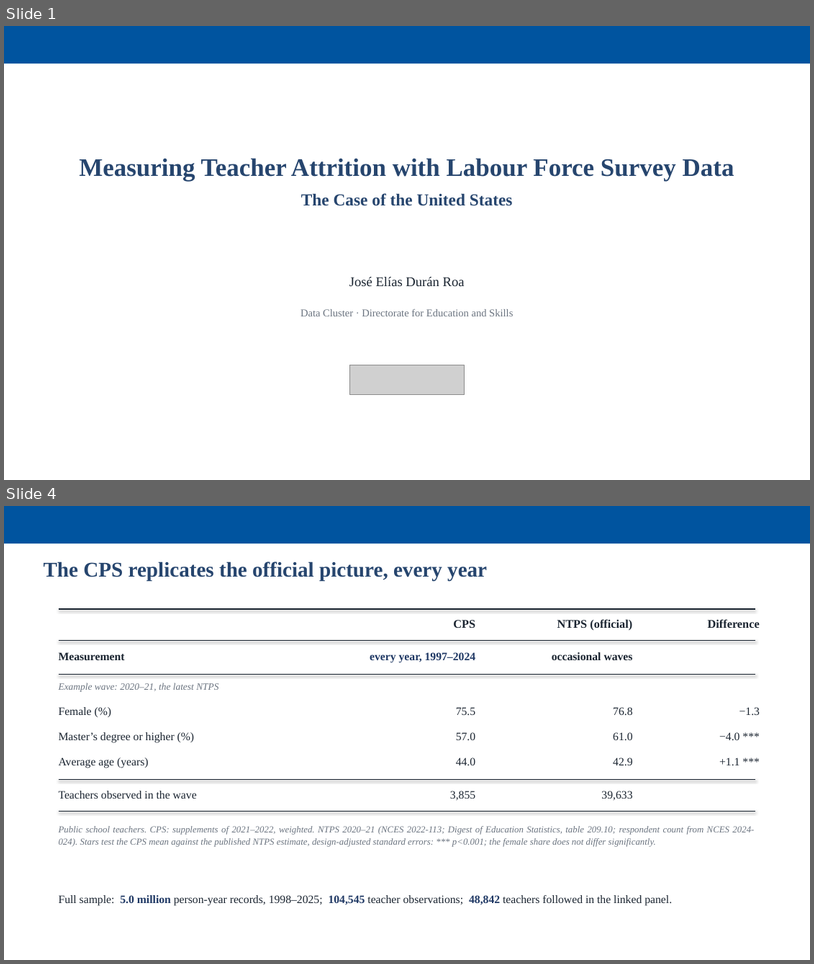
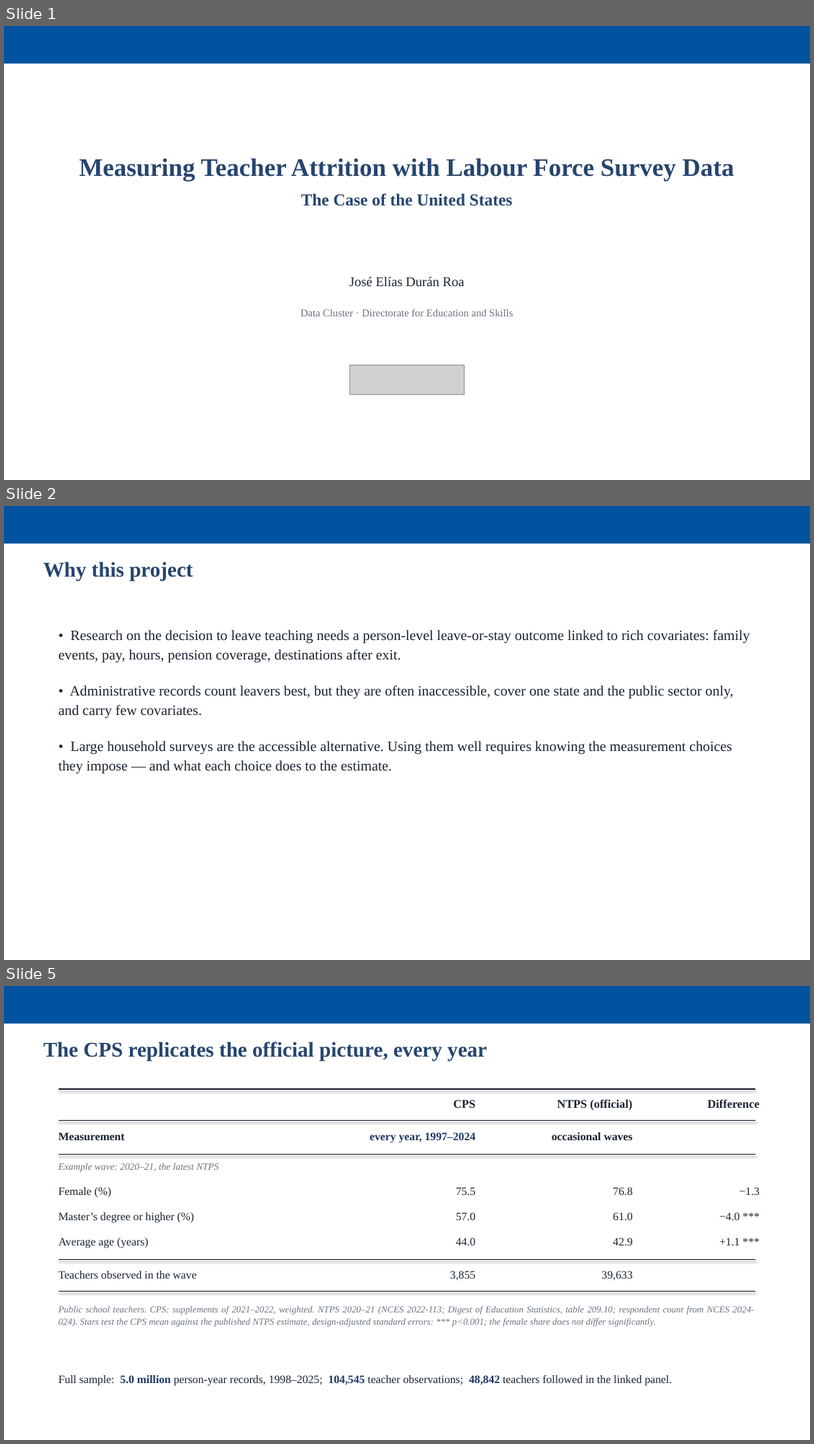
Before and after one commit to jedr1-ship-it/Alternative-Pathways----Quant, a slide deck: report/data_cluster/Proyect_US_cluster.pptx. Shown one above the other, each under a label of ours: slides 1 and 4 before the commit, slides 1, 2 and 5 after it; the slides between them are not shown. The pictures are 814x964 and 814x1444 pixels, drawn with LibreOffice and Linux fonts; fonts in the diff are those of the drawing; grey boxes stand for pictures. Boxes give left, top, right and bottom in pixels: in the first picture for what was removed or moved away, otherwise in the second. Text is boxed around its words. In the diff, an @@ line names an element or a change of style, - is before the commit and + after.

```diff
--- a/report/data_cluster/Proyect_US_cluster.pptx
+++ b/report/data_cluster/Proyect_US_cluster.pptx
@@ slide 2 added at [4,506,810,960], background #FFFFFF @@
@@ rectangle added at [4,506,810,543], fill #00549F @@
@@ text added at [44,561,193,580], 25 pt, text #26456E, bold @@
+Why this project
@@ text added at [59,630,751,774], 17 pt, text #1A2430 @@
+• Research on the decision to leave teaching needs a person-level leave-or-stay outcome linked to rich covariates: family events, pay, hours, pension coverage, destinations after exit.
+• Administrative records count leavers best, but they are often inaccessible, cover one state and the public sector only, and carry few covariates.
+• Large household surveys are the accessible alternative. Using them well requires knowing the measurement choices they impose — and what each choice does to the estimate.
@@ what was slide 4 is now slide 5 @@
```
Also in this commit, not shown: 2 slides changed, 2 other slides added, 1 slide removed, 7 other files.
